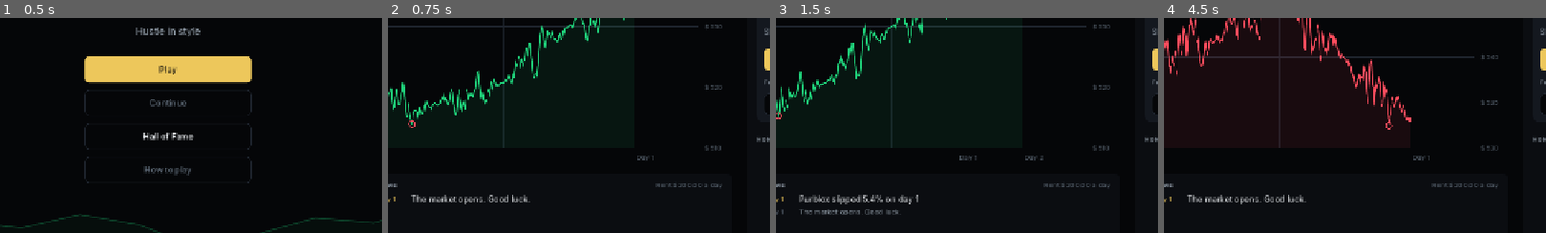
Above: before the commit, frames 1-4 (left to right).
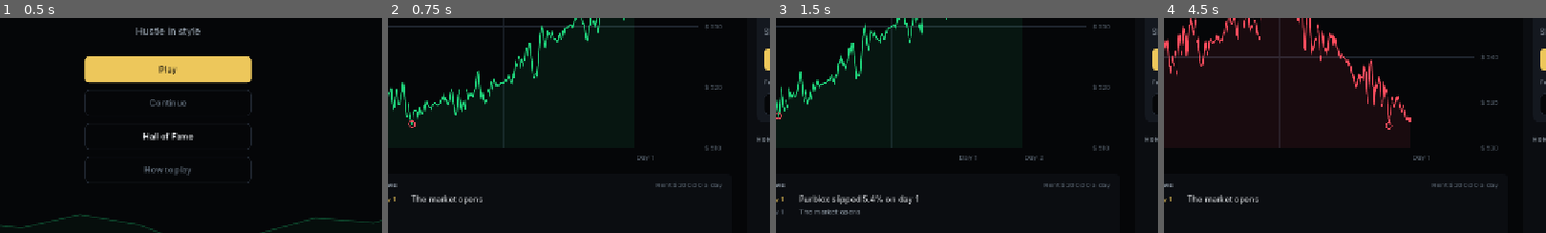
Above: after the commit, the same moments.

Repository: binhnguyeeen/HUSTYLE
Game: Godot game, scene res://scenes/title.tscn
Two runs of this game, one before a commit and one after it. Both use one fixed random seed, a clock stepped at 60 frames per second and the inputs below.
Inputs (mouse positions are % of the whole screen's width and height, from its top left):
- Up to frame 1 (0.5 s): no input
- Up to frame 2 (0.75 s): click "Play" at 0.5 s
- Up to frame 3 (1.5 s): click "Next Day" at 1.25 s
- Up to frame 4 (4.5 s): click "Next Day" at 2 s; click "Cash Out" at 2.75 s; click (45, 64) at 3.52 s; type "12" at 3.6 s; click "Play again" at 4.25 s
The pictures show only the part of the screen within x 28-78%, y 44-94%; the shares and areas given below are measured in that part.

Frame 1 is identical in both runs. In frame 2, 0.2% of the frame differs, in the area x 24-38%, y 82-86%; in frame 3, 0.1%; in frame 4, 0.2%.

Commit message:
Shorten opening news line

Diff:
--- a/scripts/autoload/market.gd
+++ b/scripts/autoload/market.gd
@@ -128,7 +128,7 @@
 		prices[id] = float(s["base_price"])
 	_open_day(1, true)
 	feed.clear()
-	_say(1, "The market opens. Good luck.")
+	_say(1, "The market opens")
 	prices_changed.emit()
 
 
